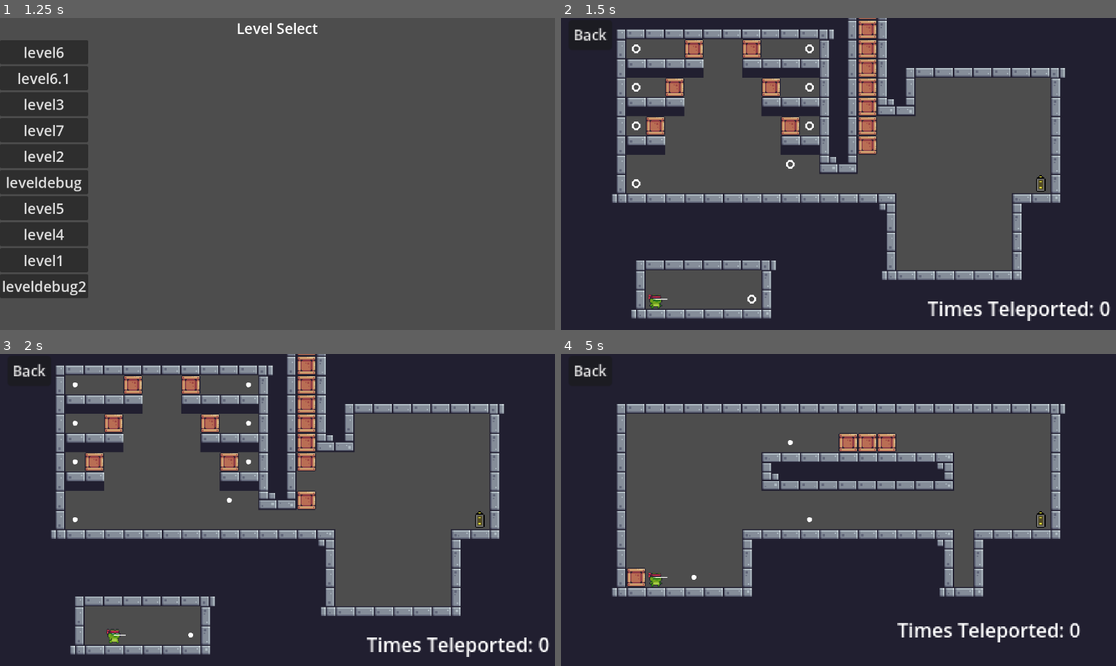
Above: before the commit, frames 1-4 (two rows, left to right).
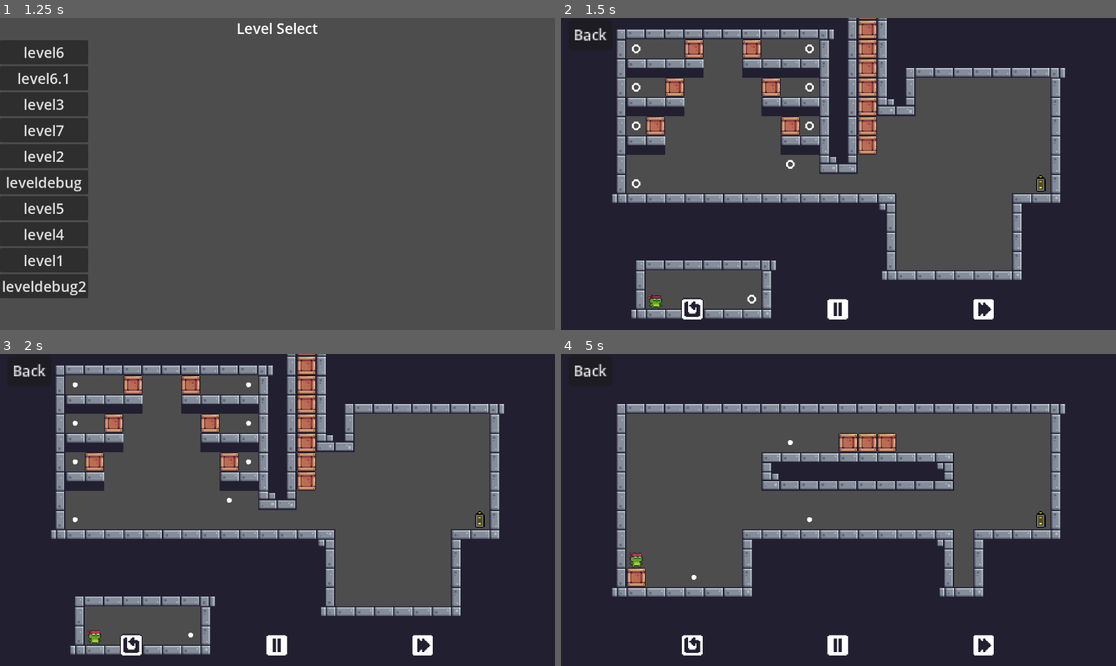
Above: after the commit, the same moments.

Repository: DoubleTrio/phazed
Game: Godot game, scene res://Scenes/Menu/main_menu.tscn
Two runs of this game, one before a commit and one after it. Both use one fixed random seed, a clock stepped at 60 frames per second and the inputs below.
Inputs:
- Up to frame 1 (1.25 s): click "Start" at 0.5 s
- Up to frame 2 (1.5 s): click "level6" at 1.25 s
- Up to frame 3 (2 s): no input
- Up to frame 4 (5 s): click "Back" at 2 s; click "level6.1" at 2.75 s; click "Back" at 3.5 s; click "level3" at 4.25 s

Frame 1 is identical in both runs. In frame 2, 1.4% of the frame differs, in the area x 17-99%, y 89-98%; in frame 3, 1.9%, in the area x 15-99%, y 37-98%; in frame 4, 1.5%.

Commit message:
control panel, wait for user input before starting level

Diff:
--- a/Scenes/Entities/character.tscn
+++ b/Scenes/Entities/character.tscn
@@ -226,6 +226,7 @@
 script = ExtResource("6_131hh")
 
 [node name="Line2D" type="Line2D" parent="."]
+visible = false
 position = Vector2(8, -8)
 points = PackedVector2Array(0, 0, 10, 0)
 width = 1.0
--- a/Scenes/Entities/gravity_switch.tscn
+++ b/Scenes/Entities/gravity_switch.tscn
@@ -15,7 +15,8 @@
 
 [node name="GravitySwitch" type="Area2D"]
 z_index = -1
-collision_layer = 2
+collision_layer = 0
+collision_mask = 30
 script = ExtResource("1_prlu2")
 north_texture = ExtResource("1_slv0n")
 east_texture = ExtResource("3_ym07u")
--- a/Scenes/Entities/teleporter.tscn
+++ b/Scenes/Entities/teleporter.tscn
@@ -130,3 +130,4 @@
 script = ExtResource("6_katcj")
 trigger_scripts = Array[ExtResource("7_bcu6e")]([ExtResource("8_katxu")])
 count = 1
+trigger_priority = 5
--- a/Scenes/Levels/level_1.tscn
+++ b/Scenes/Levels/level_1.tscn
@@ -10,6 +10,7 @@
 [ext_resource type="PackedScene" uid="uid://dp43g47q8jjmd" path="res://Scenes/Entities/teleporter.tscn" id="8_e325s"]
 [ext_resource type="PackedScene" uid="uid://begycqrrx1ucx" path="res://Scenes/Entities/character.tscn" id="10_xtdi8"]
 [ext_resource type="PackedScene" uid="uid://pqboxejsdn6r" path="res://Scenes/Entities/battery.tscn" id="15_ooja0"]
+[ext_resource type="PackedScene" uid="uid://byt6xsgykegvf" path="res://Scenes/Menu/control_panel.tscn" id="15_shvjg"]
 [ext_resource type="PackedScene" uid="uid://ct36ut416ybs4" path="res://Scenes/Menu/stats_hud.tscn" id="17_npars"]
 [ext_resource type="Script" path="res://Scripts/Menu/stats_hud.gd" id="18_ouuhv"]
 [ext_resource type="PackedScene" uid="uid://gs1qi0p3qhyn" path="res://Scenes/Menu/end_screen.tscn" id="19_tqylq"]
@@ -343,6 +344,7 @@
 offset_bottom = 41.0
 
 [node name="StatsHud" parent="UI" instance=ExtResource("17_npars")]
+visible = false
 layout_mode = 1
 offset_left = 114.0
 offset_top = 98.0
@@ -359,3 +361,7 @@
 grow_horizontal = 1
 grow_vertical = 1
 scale = Vector2(0.5, 0.5)
+
+[node name="ControlPanel" parent="UI" instance=ExtResource("15_shvjg")]
+offset_top = 138.0
+offset_bottom = 138.0
--- a/Scenes/Levels/level_2.tscn
+++ b/Scenes/Levels/level_2.tscn
@@ -14,6 +14,7 @@
 [ext_resource type="PackedScene" uid="uid://ct36ut416ybs4" path="res://Scenes/Menu/stats_hud.tscn" id="12_ayqxr"]
 [ext_resource type="Script" path="res://Scripts/Menu/stats_hud.gd" id="13_3uxuq"]
 [ext_resource type="PackedScene" uid="uid://gs1qi0p3qhyn" path="res://Scenes/Menu/end_screen.tscn" id="14_vgc5e"]
+[ext_resource type="PackedScene" uid="uid://byt6xsgykegvf" path="res://Scenes/Menu/control_panel.tscn" id="15_n0axi"]
 
 [sub_resource type="TileSetAtlasSource" id="TileSetAtlasSource_ho4tf"]
 texture = ExtResource("2_ny3xb")
@@ -342,6 +343,7 @@
 offset_bottom = 40.0
 
 [node name="StatsHud" parent="UI" instance=ExtResource("12_ayqxr")]
+visible = false
 layout_mode = 1
 offset_left = 121.0
 offset_top = 100.0
@@ -358,3 +360,7 @@
 grow_horizontal = 1
 grow_vertical = 1
 scale = Vector2(0.5, 0.5)
+
+[node name="ControlPanel" parent="UI" instance=ExtResource("15_n0axi")]
+offset_top = 140.0
+offset_bottom = 140.0
--- a/Scenes/Levels/level_3.tscn
+++ b/Scenes/Levels/level_3.tscn
@@ -15,6 +15,7 @@
 [ext_resource type="PackedScene" uid="uid://ct36ut416ybs4" path="res://Scenes/Menu/stats_hud.tscn" id="12_r18tr"]
 [ext_resource type="Script" path="res://Scripts/Menu/stats_hud.gd" id="13_6sfpb"]
 [ext_resource type="PackedScene" uid="uid://gs1qi0p3qhyn" path="res://Scenes/Menu/end_screen.tscn" id="14_wj8yc"]
+[ext_resource type="PackedScene" uid="uid://byt6xsgykegvf" path="res://Scenes/Menu/control_panel.tscn" id="16_87pd5"]
 
 [sub_resource type="TileSetAtlasSource" id="TileSetAtlasSource_yv3jy"]
 texture = ExtResource("6_ljh5k")
@@ -354,16 +355,16 @@
 [node name="UI" type="Control" parent="."]
 layout_mode = 3
 anchors_preset = 0
+offset_right = 40.0
+offset_bottom = 40.0
+
+[node name="StatsHud" parent="UI" instance=ExtResource("12_r18tr")]
+visible = false
+layout_mode = 1
+offset_left = 121.0
 offset_top = 100.0
-offset_right = 40.0
-offset_bottom = 140.0
-
-[node name="StatsHud" parent="UI" instance=ExtResource("12_r18tr")]
-layout_mode = 1
-offset_left = 96.0
-offset_top = -16.0
-offset_right = 96.0
-offset_bottom = -16.0
+offset_right = 121.0
+offset_bottom = 100.0
 script = ExtResource("13_6sfpb")
 
 [node name="EndScreen" parent="UI" instance=ExtResource("14_wj8yc")]
@@ -372,8 +373,10 @@
 anchors_preset = 0
 anchor_right = 0.0
 anchor_bottom = 0.0
-offset_top = -104.0
-offset_bottom = -104.0
 grow_horizontal = 1
 grow_vertical = 1
 scale = Vector2(0.5, 0.5)
+
+[node name="ControlPanel" parent="UI" instance=ExtResource("16_87pd5")]
+offset_top = 140.0
+offset_bottom = 140.0
--- a/Scenes/Levels/level_4.tscn
+++ b/Scenes/Levels/level_4.tscn
@@ -15,6 +15,7 @@
 [ext_resource type="PackedScene" uid="uid://ct36ut416ybs4" path="res://Scenes/Menu/stats_hud.tscn" id="12_i5pnw"]
 [ext_resource type="Script" path="res://Scripts/Menu/stats_hud.gd" id="13_kp1ug"]
 [ext_resource type="PackedScene" uid="uid://gs1qi0p3qhyn" path="res://Scenes/Menu/end_screen.tscn" id="14_w28q1"]
+[ext_resource type="PackedScene" uid="uid://byt6xsgykegvf" path="res://Scenes/Menu/control_panel.tscn" id="16_ty06h"]
 
 [sub_resource type="TileSetAtlasSource" id="TileSetAtlasSource_f62pr"]
 texture = ExtResource("6_13iac")
@@ -364,16 +365,16 @@
 [node name="UI" type="Control" parent="."]
 layout_mode = 3
 anchors_preset = 0
-offset_top = 112.0
 offset_right = 40.0
-offset_bottom = 152.0
+offset_bottom = 40.0
 
 [node name="StatsHud" parent="UI" instance=ExtResource("12_i5pnw")]
+visible = false
 layout_mode = 1
-offset_left = 96.0
-offset_top = -32.0
-offset_right = 96.0
-offset_bottom = -32.0
+offset_left = 121.0
+offset_top = 100.0
+offset_right = 121.0
+offset_bottom = 100.0
 script = ExtResource("13_kp1ug")
 
 [node name="EndScreen" parent="UI" instance=ExtResource("14_w28q1")]
@@ -382,8 +383,10 @@
 anchors_preset = 0
 anchor_right = 0.0
 anchor_bottom = 0.0
-offset_top = -128.0
-offset_bottom = -128.0
 grow_horizontal = 1
 grow_vertical = 1
 scale = Vector2(0.5, 0.5)
+
+[node name="ControlPanel" parent="UI" instance=ExtResource("16_ty06h")]
+offset_top = 124.0
+offset_bottom = 124.0
--- a/Scenes/Levels/level_5.tscn
+++ b/Scenes/Levels/level_5.tscn
@@ -15,6 +15,7 @@
 [ext_resource type="PackedScene" uid="uid://ct36ut416ybs4" path="res://Scenes/Menu/stats_hud.tscn" id="13_xrp7c"]
 [ext_resource type="Script" path="res://Scripts/Menu/stats_hud.gd" id="14_y0g8u"]
 [ext_resource type="PackedScene" uid="uid://gs1qi0p3qhyn" path="res://Scenes/Menu/end_screen.tscn" id="15_56tgx"]
+[ext_resource type="PackedScene" uid="uid://byt6xsgykegvf" path="res://Scenes/Menu/control_panel.tscn" id="16_jdq81"]
 
 [sub_resource type="TileSetAtlasSource" id="TileSetAtlasSource_onww4"]
 texture = ExtResource("6_vk052")
@@ -366,15 +367,18 @@
 [node name="UI" type="Control" parent="."]
 layout_mode = 3
 anchors_preset = 0
-offset_right = 40.0
-offset_bottom = 40.0
+offset_left = -3.0
+offset_top = -2.0
+offset_right = 37.0
+offset_bottom = 38.0
 
 [node name="StatsHud" parent="UI" instance=ExtResource("13_xrp7c")]
+visible = false
 layout_mode = 1
-offset_left = 115.0
-offset_top = 101.0
-offset_right = 115.0
-offset_bottom = 101.0
+offset_left = 121.0
+offset_top = 100.0
+offset_right = 121.0
+offset_bottom = 100.0
 script = ExtResource("14_y0g8u")
 
 [node name="EndScreen" parent="UI" instance=ExtResource("15_56tgx")]
@@ -386,3 +390,7 @@
 grow_horizontal = 1
 grow_vertical = 1
 scale = Vector2(0.5, 0.5)
+
+[node name="ControlPanel" parent="UI" instance=ExtResource("16_jdq81")]
+offset_top = 140.0
+offset_bottom = 140.0
--- a/Scenes/Levels/level_6.tscn
+++ b/Scenes/Levels/level_6.tscn
@@ -15,6 +15,7 @@
 [ext_resource type="PackedScene" uid="uid://ct36ut416ybs4" path="res://Scenes/Menu/stats_hud.tscn" id="13_t3i6s"]
 [ext_resource type="Script" path="res://Scripts/Menu/stats_hud.gd" id="14_7lgph"]
 [ext_resource type="PackedScene" uid="uid://gs1qi0p3qhyn" path="res://Scenes/Menu/end_screen.tscn" id="15_wed8p"]
+[ext_resource type="PackedScene" uid="uid://byt6xsgykegvf" path="res://Scenes/Menu/control_panel.tscn" id="16_ya57t"]
 
 [sub_resource type="TileSetAtlasSource" id="TileSetAtlasSource_en6au"]
 texture = ExtResource("6_xyuiw")
@@ -448,11 +449,12 @@
 offset_bottom = 40.0
 
 [node name="StatsHud" parent="UI" instance=ExtResource("13_t3i6s")]
+visible = false
 layout_mode = 1
 offset_left = 121.0
-offset_top = 96.0
+offset_top = 100.0
 offset_right = 121.0
-offset_bottom = 96.0
+offset_bottom = 100.0
 script = ExtResource("14_7lgph")
 
 [node name="EndScreen" parent="UI" instance=ExtResource("15_wed8p")]
@@ -464,3 +466,7 @@
 grow_horizontal = 1
 grow_vertical = 1
 scale = Vector2(0.5, 0.5)
+
+[node name="ControlPanel" parent="UI" instance=ExtResource("16_ya57t")]
+offset_top = 140.0
+offset_bottom = 140.0
--- a/Scenes/Levels/level_7.tscn
+++ b/Scenes/Levels/level_7.tscn
@@ -15,6 +15,7 @@
 [ext_resource type="PackedScene" uid="uid://ct36ut416ybs4" path="res://Scenes/Menu/stats_hud.tscn" id="12_w7m0p"]
 [ext_resource type="Script" path="res://Scripts/Menu/stats_hud.gd" id="13_s4q0t"]
 [ext_resource type="PackedScene" uid="uid://gs1qi0p3qhyn" path="res://Scenes/Menu/end_screen.tscn" id="14_klu7c"]
+[ext_resource type="PackedScene" uid="uid://byt6xsgykegvf" path="res://Scenes/Menu/control_panel.tscn" id="16_as4sn"]
 
 [sub_resource type="TileSetAtlasSource" id="TileSetAtlasSource_luyqp"]
 texture = ExtResource("6_asa2s")
@@ -451,10 +452,11 @@
 offset_bottom = 40.0
 
 [node name="StatsHud" parent="UI" instance=ExtResource("12_w7m0p")]
+visible = false
 layout_mode = 1
-offset_left = 112.0
+offset_left = 121.0
 offset_top = 100.0
-offset_right = 112.0
+offset_right = 121.0
 offset_bottom = 100.0
 script = ExtResource("13_s4q0t")
 
@@ -467,3 +469,7 @@
 grow_horizontal = 1
 grow_vertical = 1
 scale = Vector2(0.5, 0.5)
+
+[node name="ControlPanel" parent="UI" instance=ExtResource("16_as4sn")]
+offset_top = 140.0
+offset_bottom = 140.0
--- a/Scenes/Levels/level_debug2.tscn
+++ b/Scenes/Levels/level_debug2.tscn
@@ -262,7 +262,7 @@
 position = Vector2(-128, 48)
 
 [node name="teleporter4" parent="LevelScene/TeleportManager" instance=ExtResource("8_iuh2o")]
-position = Vector2(-48, 48)
+position = Vector2(16, 48)
 
 [node name="teleporter5" parent="LevelScene/TeleportManager" instance=ExtResource("8_iuh2o")]
 position = Vector2(-160, 48)
@@ -280,13 +280,13 @@
 position = Vector2(-160, 0)
 
 [node name="Box15" parent="LevelScene/Entities" instance=ExtResource("9_lsuve")]
-position = Vector2(-32, 48)
+position = Vector2(-176, 48)
 
 [node name="Box16" parent="LevelScene/Entities" instance=ExtResource("9_lsuve")]
 position = Vector2(-176, 32)
 
 [node name="Box17" parent="LevelScene/Entities" instance=ExtResource("9_lsuve")]
-position = Vector2(32, 41)
+position = Vector2(32, 48)
 
 [node name="Character3" parent="LevelScene/Entities" instance=ExtResource("10_rh2vx")]
 position = Vector2(-80, 48)
@@ -316,9 +316,9 @@
 position = Vector2(-208, 48)
 
 [node name="Key" parent="LevelScene/Entities" instance=ExtResource("11_hbrwj")]
-position = Vector2(-16, 48)
+position = Vector2(16, 48)
 scale = Vector2(0.992674, 1)
-color_id = ExtResource("13_cc563")
+color_id = ExtResource("12_23hn3")
 
 [node name="Battery" parent="LevelScene/Entities" instance=ExtResource("15_ktm45")]
 position = Vector2(-192, 48)
@@ -337,7 +337,7 @@
 position = Vector2(-144, -48)
 
 [node name="GravitySwitch" parent="LevelScene/Temporary (Remove Later)" instance=ExtResource("14_kvdoo")]
-position = Vector2(-240, 32)
+position = Vector2(-160, -16)
 
 [node name="Battery" parent="LevelScene/Temporary (Remove Later)" instance=ExtResource("15_ktm45")]
 position = Vector2(112, 32)
@@ -354,6 +354,7 @@
 [node name="LockBlock4" parent="LevelScene/Blocks" instance=ExtResource("16_k6cd1")]
 position = Vector2(-97, -17)
 color_code = ExtResource("12_23hn3")
+required_keys = 2
 
 [node name="LockBlock5" parent="LevelScene/Blocks" instance=ExtResource("16_k6cd1")]
 position = Vector2(15, 47)
@@ -396,6 +397,10 @@
 anchors_preset = 0
 anchor_right = 0.0
 anchor_bottom = 0.0
+offset_left = -160.0
+offset_top = -144.0
+offset_right = -160.0
+offset_bottom = -144.0
 grow_horizontal = 1
 grow_vertical = 1
 scale = Vector2(0.5, 0.5)
--- /dev/null
+++ b/Scenes/Menu/control_panel.tscn
@@ -0,0 +1,48 @@
+[gd_scene load_steps=5 format=3 uid="uid://byt6xsgykegvf"]
+
+[ext_resource type="Texture2D" uid="uid://dx7v2vw75padj" path="res://Assets/Free 2/Menu/Buttons/Next.png" id="1_3keth"]
+[ext_resource type="Script" path="res://Scripts/Menu/control_panel.gd" id="1_bvnpx"]
+[ext_resource type="Texture2D" uid="uid://dacgwumvtipp4" path="res://Assets/Free 2/Menu/Buttons/Restart.png" id="1_ff2ev"]
+[ext_resource type="Texture2D" uid="uid://cqo7llc33drwk" path="res://Assets/Free 2/Menu/Buttons/Pause.png" id="2_gq7aa"]
+
+[node name="ControlPanel" type="Control"]
+layout_mode = 3
+anchors_preset = 0
+script = ExtResource("1_bvnpx")
+
+[node name="VBoxContainer" type="VBoxContainer" parent="."]
+layout_mode = 1
+anchors_preset = 8
+anchor_left = 0.5
+anchor_top = 0.5
+anchor_right = 0.5
+anchor_bottom = 0.5
+offset_left = -456.0
+offset_top = -38.0
+offset_right = 456.0
+offset_bottom = 38.0
+size_flags_vertical = 4
+tooltip_text = "TestTip"
+theme_override_constants/separation = 12
+
+[node name="HBoxContainer" type="HBoxContainer" parent="VBoxContainer"]
+layout_mode = 2
+size_flags_horizontal = 4
+theme_override_constants/separation = 100
+
+[node name="RestartButton" type="TextureButton" parent="VBoxContainer/HBoxContainer"]
+layout_mode = 2
+texture_normal = ExtResource("1_ff2ev")
+
+[node name="PauseButton" type="TextureButton" parent="VBoxContainer/HBoxContainer"]
+layout_mode = 2
+texture_normal = ExtResource("2_gq7aa")
+
+[node name="SpeedUpButton" type="TextureButton" parent="VBoxContainer/HBoxContainer"]
+layout_mode = 2
+texture_normal = ExtResource("1_3keth")
+
+[connection signal="button_down" from="VBoxContainer/HBoxContainer/RestartButton" to="." method="_on_restart_button_button_down"]
+[connection signal="button_down" from="VBoxContainer/HBoxContainer/PauseButton" to="." method="_on_pause_button_button_down"]
+[connection signal="button_down" from="VBoxContainer/HBoxContainer/SpeedUpButton" to="." method="_on_speed_up_button_button_down"]
+[connection signal="button_up" from="VBoxContainer/HBoxContainer/SpeedUpButton" to="." method="_on_speed_up_button_button_up"]
--- a/Scripts/Blocks/lock_block.gd
+++ b/Scripts/Blocks/lock_block.gd
@@ -4,6 +4,12 @@
 
 @onready var sprite = $Sprite2D
 @export var color_code: ColorID
+@export var required_keys: int = 1
 
 func _ready():
 	sprite.modulate = color_code.color
+
+func action():
+	required_keys -= 1
+	if (required_keys <= 0):
+		LevelScene.instance.remove_block(self)
--- a/Scripts/Components/detect_area_component.gd
+++ b/Scripts/Components/detect_area_component.gd
@@ -21,8 +21,10 @@
 
 func _on_entity_exited(area: Area2D):
 	if not area is Entity: return
+	area = area as Entity
 	exit_entity.emit(entity)
 	EntityDictionary.erase(area)
+	area.exit_detect_area.emit(self)
 
 var latest_entity : Entity :
 	get :
--- a/Scripts/Components/trigger_component.gd
+++ b/Scripts/Components/trigger_component.gd
@@ -7,6 +7,8 @@
 
 # The maximum amount of times the event can be trigger on one map turn
 @export var count: int = -1
+
+@export var trigger_priority: int = 0
 
 signal on_trigger()
 
--- a/Scripts/Entities/entity.gd
+++ b/Scripts/Entities/entity.gd
@@ -18,33 +18,44 @@
 
 signal enter_detect_area(detect_area: DetectAreaComponent)
 
+signal exit_detect_area(detect_area: DetectAreaComponent)
+
 @onready var _components_dict = {}
 
-var last_collided: DetectAreaComponent
+@onready var DetectAreasDict = {}
 
-func try_activate_trigger(context: LevelContext):
-	if has_recently_collided():
-		var area: DetectAreaComponent = self.last_collided
-		last_collided = null
-		if (area.entity.contains_component("TriggerComponent")):
-			context.collider = self
-			var trigger_component: TriggerComponent = area.entity.get_component("TriggerComponent") as TriggerComponent
-			await trigger_component.trigger(area.entity, context)
-			context.collider = null
+#var last_collided = null
+func try_activate_triggers(context: LevelContext):
+	#if has_recently_collided():
+		#var area: DetectAreaComponent = self.last_collided
+	var pq: DS.PriorityQ = DS.PriorityQ.new([])
 
+	for key: DetectAreaComponent in DetectAreasDict.keys():
 
-func has_recently_collided():
-	return last_collided != null
+		if (key.entity.contains_component("TriggerComponent")):
+			var trigger_comp: TriggerComponent = key.entity.get_component("TriggerComponent")
+			pq.insert(trigger_comp.trigger_priority, key.entity)
+
+	context.collider = self
+	for entity: Entity in pq.get_queue():
+		#await script.apply(self, level_context)
+		var trigger_comp: TriggerComponent = entity.get_component("TriggerComponent")
+		await trigger_comp.trigger(entity, context)
+	context.collider = null
 
 #func triggereD_c
 func _ready():
 	_init_components_dict()
 	_insert_into_priority()
 	enter_detect_area.connect(_enter_detect_area)
+	exit_detect_area.connect(_exit_detect_area)
 
 
 func _enter_detect_area(detect_area: DetectAreaComponent):
-	last_collided = detect_area
+	DetectAreasDict[detect_area] = Time.get_ticks_msec()
+
+func _exit_detect_area(detect_area: DetectAreaComponent):
+	DetectAreasDict.erase(detect_area)
 
 func _init_components_dict():
 	for component in get_children():
--- a/Scripts/Events/EntityEvent/apply_trigger.gd
+++ b/Scripts/Events/EntityEvent/apply_trigger.gd
@@ -1,4 +1,4 @@
 extends EntityEvent
 
 func apply(owner: Entity, context: LevelContext):
-	await owner.try_activate_trigger(context)
+	await owner.try_activate_triggers(context)
--- a/Scripts/Events/EntityEvent/collect_key_event.gd
+++ b/Scripts/Events/EntityEvent/collect_key_event.gd
@@ -1,12 +1,12 @@
 extends EntityEvent
 
 func apply(owner: Entity, context: LevelContext):
+	GameManager.wait(3)
 	if (owner.contains_component("IDComponent") and context.collider is Character):
 		LevelScene.instance.remove_entity(owner)
 		var id_component: IDComponent = owner.get_component("IDComponent") as IDComponent
-
 		var blocks = LevelScene.instance.blocks.duplicate(false)
 		for block: Area2D in blocks:
 			if block is LockBlock:
 				if block.color_code.id == id_component.id:
-					LevelScene.instance.remove_block(block)
+					block.action()
--- a/Scripts/Events/EntityEvent/flip_gravity_event.gd
+++ b/Scripts/Events/EntityEvent/flip_gravity_event.gd
@@ -3,6 +3,7 @@
 var event = preload("res://Scripts/Events/EntityEvent/global_fall_event.gd")
 
 func apply(owner: Entity, context: LevelContext):
+
 	LevelScene.instance.flip_gravity()
 	var fall_event = event.new()
 	await fall_event.apply(owner, context)
--- a/Scripts/Events/EntityEvent/global_fall_event.gd
+++ b/Scripts/Events/EntityEvent/global_fall_event.gd
@@ -118,4 +118,4 @@
 				#GameManager.play_sound("woop.mp3")
 		#
 		for entity: Entity in fall_check_entity_group:
-			await entity.try_activate_trigger(context)
+			await entity.try_activate_triggers(context)
--- a/Scripts/Events/EntityEvent/self_move_event.gd
+++ b/Scripts/Events/EntityEvent/self_move_event.gd
@@ -50,7 +50,7 @@
 					#
 			#print(owner)
 			for entity: Entity in entities:
-				await entity.try_activate_trigger(context)
+				await entity.try_activate_triggers(context)
 
 
 					#if (should_move):
--- /dev/null
+++ b/Scripts/Menu/control_panel.gd
@@ -0,0 +1,21 @@
+extends Control
+
+@onready var restart_button = $VBoxContainer/HBoxContainer/RestartButton
+@onready var pause_button = $VBoxContainer/HBoxContainer/PauseButton
+@onready var speed_up_button = $VBoxContainer/HBoxContainer/SpeedUpButton
+
+func _on_speed_up_button_button_down():
+	if !LevelScene.instance.paused:
+		Engine.time_scale = 2.2
+
+
+func _on_speed_up_button_button_up():
+	if !LevelScene.instance.paused:
+		Engine.time_scale = 1
+
+func _on_pause_button_button_down():
+	LevelScene.instance.paused = !LevelScene.instance.paused
+
+func _on_restart_button_button_down():
+	LevelScene.instance = null
+	get_tree().change_scene_to_file(GameManager.selected_level)
--- a/Scripts/Menu/lvl_button.gd
+++ b/Scripts/Menu/lvl_button.gd
@@ -14,7 +14,6 @@
 func _on_mouse_exited() -> void:
 	grow_btn(original_size, 0.1)
 
-
 func grow_btn(end_size: Vector2, duration: float) -> void:
 	var tween := create_tween().set_trans(Tween.TRANS_LINEAR).set_ease(Tween.EASE_IN_OUT)
 	tween.tween_property(self, 'scale', end_size, duration)
@@ -24,3 +23,4 @@
 	if level_path == null:
 		return
 	get_tree().change_scene_to_file(level_path)
+	GameManager.selected_level = level_path
--- a/Scripts/game_manager.gd
+++ b/Scripts/game_manager.gd
@@ -1,4 +1,8 @@
 extends Node
+
+
+#var selected_world: int = 0
+var selected_level = null
 
 func wait(delay: float):
 	await self.get_tree().create_timer(delay).timeout
--- a/Scripts/level_scene.gd
+++ b/Scripts/level_scene.gd
@@ -26,6 +26,15 @@
 @export var on_after_action_scripts: Array[EntityEvent] = []
 @export var on_map_turn_start_scripts: Array[EntityEvent] = []
 @export var on_map_turn_end_scripts: Array[EntityEvent] = []
+
+var paused = false:
+	set(value):
+		if value:
+			Engine.time_scale = 0
+		else:
+			Engine.time_scale = 1
+
+		paused = value
 
 @onready var grid_size = tilemap_layer.tile_set.tile_size.x
 
@@ -48,6 +57,9 @@
 
 signal level_complete()
 
+signal level_start()
+
+
 
 var timer = Timer.new()
 
@@ -59,16 +71,20 @@
 func _ready() -> void:
 	_insert_into_priority()
 	LevelEvents.on_teleport.connect(_on_teleport)
+
+	for children: Entity in ent.get_children():
+		entities.append(children)
+
+	for children: Area2D in bl.get_children():
+		blocks.append(children)
+	await level_start
 	add_child(timer)
+
 	timer.set_autostart(true)
 	timer.set_wait_time(0.3)
 	timer.connect("timeout", tick)
 	timer.start()
-	for children: Entity in ent.get_children():
-		entities.append(children)
-
-	for children: Area2D in bl.get_children():
-		blocks.append(children)
+
 	#print(bl)
 
 func _insert_into_priority():
@@ -186,3 +202,16 @@
 func remove_block(block: Area2D):
 	blocks.erase(block)
 	block.queue_free()
+
+
+func _input(event):
+	if event.is_pressed():
+		level_start.emit()
+	if Input.is_action_just_pressed("pause"):
+		paused = !paused
+	else:
+		if !paused:
+			if Input.is_action_pressed("speed_up"):
+				Engine.time_scale = 2.2
+			else:
+				Engine.time_scale = 1
--- a/Scripts/teleport_manager.gd
+++ b/Scripts/teleport_manager.gd
@@ -11,6 +11,7 @@
 			child.click_component.click.connect(_on_teleporter_click)
 
 func _on_teleporter_click(tp: Area2D) -> void:
+	LevelScene.instance.level_start.emit()
 	var teleporter: Teleporter = tp
 
 	if teleporter.is_active():
--- a/project.godot
+++ b/project.godot
@@ -56,6 +56,16 @@
 , Object(InputEventKey,"resource_local_to_scene":false,"resource_name":"","device":-1,"window_id":0,"alt_pressed":false …(183 unchanged characters)…
 ]
 }
+speed_up={
+"deadzone": 0.5,
+"events": [Object(InputEventKey,"resource_local_to_scene":false,"resource_name":"","device":0,"window_id":0,"alt_pressed":false,"shift_pressed":false,"ctrl_pressed":false,"meta_pressed":false,"pressed":false,"keycode":0,"physical_keycode":4194325,"key_label":0,"unicode":0,"location":0,"echo":false,"script":null)
+]
+}
+pause={
+"deadzone": 0.5,
+"events": [Object(InputEventKey,"resource_local_to_scene":false,"resource_name":"","device":0,"window_id":0,"alt_pressed":false,"shift_pressed":false,"ctrl_pressed":false,"meta_pressed":false,"pressed":false,"keycode":0,"physical_keycode":32,"key_label":0,"unicode":0,"location":0,"echo":false,"script":null)
+]
+}
 
 [layer_names]
 
Binary file added: Assets/Free 2/Menu/Buttons/Pause.png
Not shown, added: Assets/Free 2/Menu/Buttons/Pause.png.import
Not shown: 1 places in Scenes/Levels/level_1.tscn that only renumber resources
Not shown: 1 places in Scenes/Levels/level_2.tscn that only renumber resources
Not shown: 1 places in Scenes/Levels/level_3.tscn that only renumber resources
Not shown: 1 places in Scenes/Levels/level_4.tscn that only renumber resources
Not shown: 1 places in Scenes/Levels/level_5.tscn that only renumber resources
Not shown: 1 places in Scenes/Levels/level_6.tscn that only renumber resources
Not shown: 1 places in Scenes/Levels/level_7.tscn that only renumber resources
